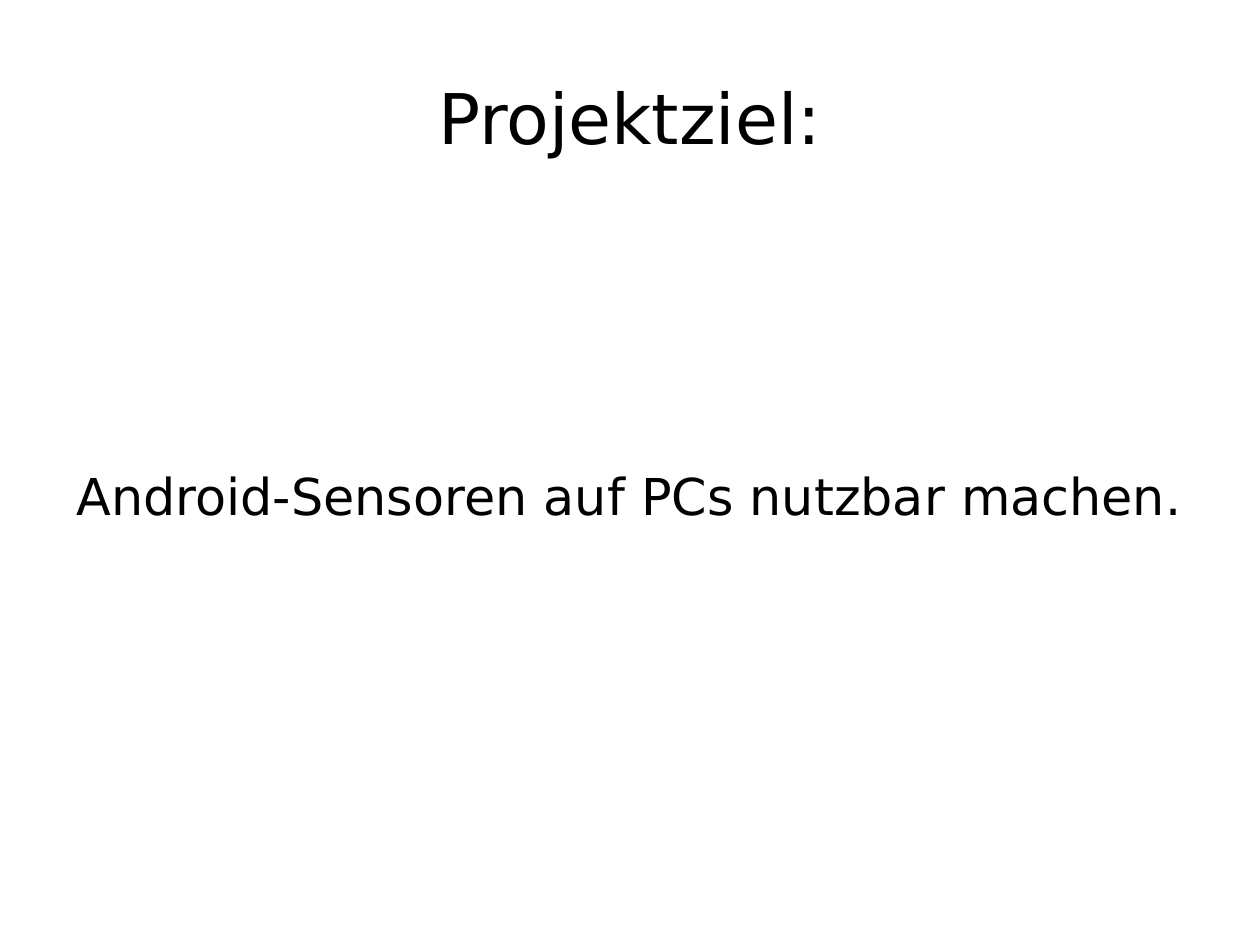
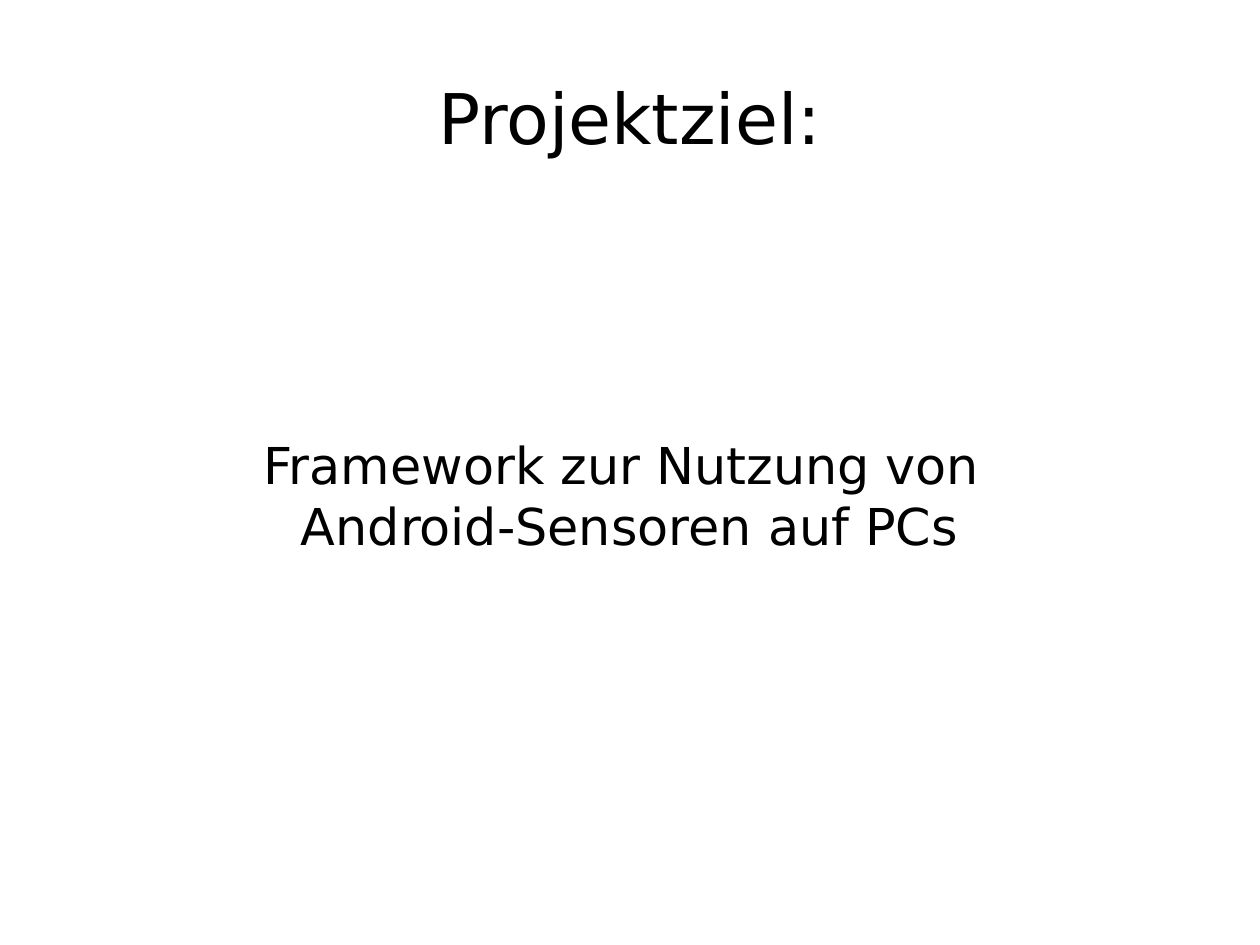
Before and after one commit to enra64/psychic-giggle, a slide deck: slide 2 of zwischenstand anfang dezember.odp. Drawn at 1260x945 pixels with LibreOffice and Linux fonts; fonts in the diff are those of the drawing. Boxes give left, top, right and bottom in pixels: in the first picture for what was removed or moved away, otherwise in the second. Text is boxed around its words. In the diff, an @@ line names an element or a change of style, - is before the commit and + after.

```diff
--- a/zwischenstand anfang dezember.odp
+++ b/zwischenstand anfang dezember.odp
@@ subtitle at box(263, 445, 979, 546): text changed @@
-Android-Sensoren auf PCs nutzbar machen.
+Framework zur Nutzung von
+Android-Sensoren auf PCs
```
Also in this commit, not shown: 6 other slides changed, 6 slides added, 1 slide removed, 1 other file.
